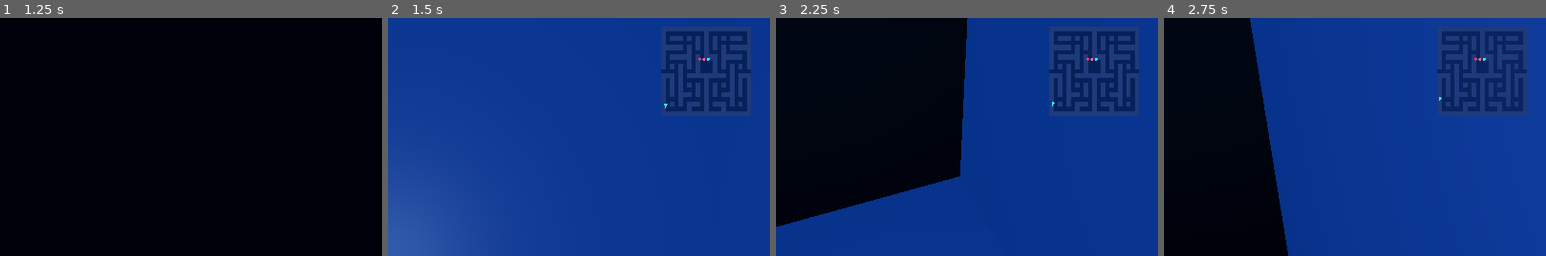
Above: before the commit, frames 1-4 (left to right).
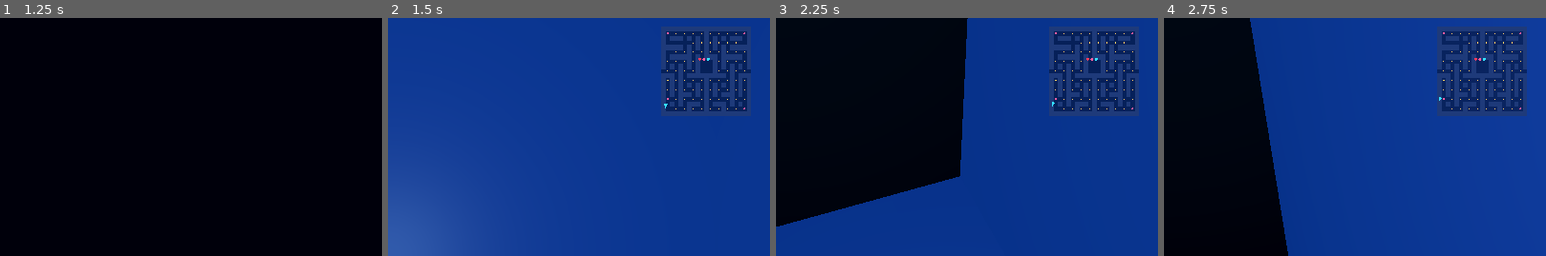
Above: after the commit, the same moments.

Repository: THXMEDIA/ZACman
Game: Godot game, scene res://scenes/Main.tscn
The game is run twice, just before and just after one commit, with the same random seed, the same clock (stepped at 60 frames per second) and the same inputs.
Inputs (mouse positions are % of the whole screen's width and height, from its top left):
- Up to frame 1 (1.25 s): click (81, 78) at 0.52 s; type "12" at 0.6 s
- Up to frame 2 (1.5 s): click "SPIEL STARTEN" at 1.25 s
- Up to frame 3 (2.25 s): tap Enter at 2 s; move the mouse to (55, 50) at 2.02 s; hold W (move_forward) from 2.03 s (still down)
- Up to frame 4 (2.75 s): keep holding W (move_forward)
The pictures show only the part of the screen within x 50-100%, y 0-50%; the shares and areas given below are measured in that part.

Frame 1 is identical in both runs. In frame 2, 0.1% of the frame differs, in the area x 73-94%, y 6-39%; in frame 3, 0.1%; in frame 4, 0.1%.

Commit message:
Minimap shows remaining pellets; enemies as blocky pixel ghosts
- hud.gd: minimap now also draws pellets/power pellets (reads MazeView's
  existing pellet_alive/power_alive arrays directly, so a collected pellet
  disappears from the minimap the same frame it's eaten — nothing new to
  track). Confirmed while at it: pellets already never respawn within a
  level (MazeView.consume_at permanently flips alive=false) and a level
  already ends as soon as remaining_pickups() <= 0 — both were already
  correct, no change needed there.
- ghost_mesh.gd (new): builds each enemy's body as a MultiMesh of small
  cube voxels forming a classic Pac-Man-ghost silhouette (dome top, body,
  zig-zag skirt) instead of the old smooth SphereMesh — chunky pixel-art
  look matching the project's existing retro aesthetic (ASCII shader,
  word-mesh letterform objects), per the user's "like Space Invaders"
  request. enemy.gd swaps in this ghost but keeps recoloring the same
  shared StandardMaterial3D for frightened/eaten, unchanged.
- test_ghost_mesh.gd (new, 6 checks) + wired into package.json's
  test:godot chain.

Co-Authored-By: Claude Sonnet 5 <noreply@anthropic.com>
Claude-Session: https://claude.ai/code/session_011tjZ1NLn5DDVGrnKiwSiuH

Diff:
--- a/godot/scripts/enemy.gd
+++ b/godot/scripts/enemy.gd
@@ -5,6 +5,7 @@
 
 const CELL := 2.0
 const WordMeshScript := preload("res://scripts/word_mesh.gd")
+const GhostMeshScript := preload("res://scripts/ghost_mesh.gd")
 
 var palette_color := Color(1, 0.23, 0.36)
 var palette_glow := Color(1, 0.42, 0.51)
@@ -21,7 +22,7 @@
 var release_at := 0.0
 var eaten_until := 0.0
 
-var body_mesh: MeshInstance3D
+var body_mesh: Node3D
 var body_material: StandardMaterial3D
 var word_mesh: MeshInstance3D
 var light: OmniLight3D
@@ -36,12 +37,6 @@
 	base_speed = speed
 	_bob_seed = randf() * 10.0
 
-	var icosa := SphereMesh.new()
-	icosa.radius = 0.36
-	icosa.height = 0.72
-	icosa.radial_segments = 8
-	icosa.rings = 5
-
 	body_material = StandardMaterial3D.new()
 	body_material.albedo_color = color
 	body_material.emission_enabled = true
@@ -49,10 +44,10 @@
 	body_material.emission_energy_multiplier = 0.7
 	body_material.metallic = 0.2
 	body_material.roughness = 0.3
-
-	body_mesh = MeshInstance3D.new()
-	body_mesh.mesh = icosa
-	body_mesh.material_override = body_material
+	# Blocky pixel-art ghost (see ghost_mesh.gd) instead of a smooth sphere —
+	# frightened/eaten still just recolor body_material in place below, the
+	# ghost itself never needs rebuilding.
+	body_mesh = GhostMeshScript.build(body_material)
 	add_child(body_mesh)
 
 	# Word Mode reskin: the same enemy, drawn as the word GHOST instead of
--- /dev/null
+++ b/godot/scripts/ghost_mesh.gd
@@ -0,0 +1,66 @@
+extends RefCounted
+## GhostMesh — builds a small blocky "pixel-art" ghost (MultiMesh of cube
+## voxels forming a classic Pac-Man-ghost silhouette: rounded dome top,
+## rectangular body, zig-zag skirt) instead of the plain smooth sphere the
+## enemies used to be. Chunky/blocky by design — the same retro-pixel
+## aesthetic as ascii_post.gdshader's Matrix look and word_mesh.gd's
+## letterform objects, just applied to the enemies (per the user's "wie bei
+## Space Invaders" request: blocky pixel sprites, not rounded 3D shapes).
+##
+## Static-only utility (no autoload, no instance state) — call
+## GhostMeshScript.build(...) directly on the preloaded script.
+
+## Ghost silhouette as an 8-row x 7-column pixel grid, top row first —
+## dome top, solid body, then a 4-point zig-zag skirt at the bottom.
+const PIXEL_ROWS := [
+	".#####.",
+	"#######",
+	"#######",
+	"#######",
+	"#######",
+	"#######",
+	"#######",
+	"#.#.#.#",
+]
+const COLS := 7
+const ROWS := 8
+const DEPTH_VOXELS := 2 # a couple of voxels deep so it reads as a solid from any angle, not a flat sprite
+
+
+## Builds one ghost, voxels using `material` (so callers keep controlling
+## color/emission the same way they already do for a StandardMaterial3D —
+## e.g. Enemy's frightened/eaten recolor just mutates the material in place,
+## no rebuild needed). `options.voxel_size` scales the whole ghost.
+static func build(material: StandardMaterial3D, options: Dictionary = {}) -> MultiMeshInstance3D:
+	var voxel_size: float = float(options.get("voxel_size", 0.095))
+
+	var box := BoxMesh.new()
+	box.size = Vector3.ONE * voxel_size
+	box.material = material
+
+	var total_w := COLS * voxel_size
+	var total_h := ROWS * voxel_size
+	var total_d := DEPTH_VOXELS * voxel_size
+
+	var positions: Array = []
+	for row in ROWS:
+		var line: String = PIXEL_ROWS[row]
+		for col in COLS:
+			if line[col] != "#":
+				continue
+			var x := -total_w * 0.5 + col * voxel_size + voxel_size * 0.5
+			var y := total_h * 0.5 - row * voxel_size - voxel_size * 0.5
+			for layer in DEPTH_VOXELS:
+				var z := -total_d * 0.5 + layer * voxel_size + voxel_size * 0.5
+				positions.append(Vector3(x, y, z))
+
+	var mm := MultiMesh.new()
+	mm.transform_format = MultiMesh.TRANSFORM_3D
+	mm.mesh = box
+	mm.instance_count = positions.size()
+	for i in positions.size():
+		mm.set_instance_transform(i, Transform3D(Basis(), positions[i]))
+
+	var mmi := MultiMeshInstance3D.new()
+	mmi.multimesh = mm
+	return mmi
--- a/godot/scripts/hud.gd
+++ b/godot/scripts/hud.gd
@@ -50,7 +50,7 @@
 var twitch_status_label: Label
 
 var minimap_maze = null
-var minimap_view = null
+var minimap_maze_view = null # MazeView — read for pellet_cells/pellet_alive/power_cells/power_alive
 var minimap_player: Node3D = null
 var minimap_enemies: Array = []
 var minimap_frightened := false
@@ -481,12 +481,16 @@
 	best_label.text = Speedrun.format_time(seconds)
 
 
-## Minimap: fed a maze + player + enemies each frame by Main, drawn via _draw().
-func update_minimap(maze, player: Node3D, enemies: Array, frightened: bool) -> void:
+## Minimap: fed a maze + player + enemies + maze_view (for the pellets —
+## consumed pickups just aren't drawn anymore, same pellet_alive/power_alive
+## arrays MazeView already keeps, nothing new to track here) each frame by
+## Main, drawn via _draw().
+func update_minimap(maze, player: Node3D, enemies: Array, frightened: bool, maze_view = null) -> void:
 	minimap_maze = maze
 	minimap_player = player
 	minimap_enemies = enemies
 	minimap_frightened = frightened
+	minimap_maze_view = maze_view
 	minimap.queue_redraw()
 
 
@@ -501,6 +505,17 @@
 		for c in minimap_maze.cols:
 			if minimap_maze.grid[r][c] == 1:
 				minimap.draw_rect(Rect2(c * sx, r * sy, sx + 0.6, sy + 0.6), Color(0.118, 0.227, 0.478))
+	if minimap_maze_view != null:
+		for i in minimap_maze_view.pellet_cells.size():
+			if not minimap_maze_view.pellet_alive[i]:
+				continue
+			var pc: Vector2i = minimap_maze_view.pellet_cells[i]
+			minimap.draw_circle(Vector2((pc.y + 0.5) * sx, (pc.x + 0.5) * sy), 0.9, Color(1.0, 0.82, 0.4))
+		for i in minimap_maze_view.power_cells.size():
+			if not minimap_maze_view.power_alive[i]:
+				continue
+			var pw: Vector2i = minimap_maze_view.power_cells[i]
+			minimap.draw_circle(Vector2((pw.y + 0.5) * sx, (pw.x + 0.5) * sy), 1.6, Color(1.0, 0.365, 0.635))
 	for e in minimap_enemies:
 		var col: Color = Color(0.35, 0.82, 1.0) if minimap_frightened else e.palette_color
 		minimap.draw_circle(Vector2((e.position.x / 2.0) * sx, (e.position.z / 2.0) * sy), 2.4, col)
--- a/godot/scripts/main.gd
+++ b/godot/scripts/main.gd
@@ -747,7 +747,7 @@
 	hud.set_power_timer(frightened_until - now, FRIGHTENED_DURATION)
 	if now >= frightened_until and Sfx.siren_state() == "frightened":
 		Sfx.set_siren(true, false)
-	hud.update_minimap(maze, player, enemies, frightened_active)
+	hud.update_minimap(maze, player, enemies, frightened_active, maze_view)
 
 
 func _check_enemy_collision(enemy, frightened_active: bool) -> void:
--- /dev/null
+++ b/godot/tests/test_ghost_mesh.gd
@@ -0,0 +1,70 @@
+extends SceneTree
+## Headless test: res://scripts/ghost_mesh.gd — the blocky pixel-art ghost
+## that replaced the enemies' plain sphere mesh. Pure-logic checks (voxel
+## count, sizing), no scene needed. Run with
+##   godot --headless --path . --script res://tests/test_ghost_mesh.gd
+## Exits with code 0 on success, 1 on any failure.
+
+func _initialize() -> void:
+	var GhostMesh = load("res://scripts/ghost_mesh.gd")
+	var failures := 0
+	var checks := 0
+
+	# --- pixel grid shape: 8 rows x 7 columns, as documented -------------
+	checks += 1
+	if GhostMesh.PIXEL_ROWS.size() != GhostMesh.ROWS:
+		failures += 1
+		print("FAIL PIXEL_ROWS should have ROWS (%d) entries, got %d" % [GhostMesh.ROWS, GhostMesh.PIXEL_ROWS.size()])
+	checks += 1
+	var all_rows_right_width := true
+	for line in GhostMesh.PIXEL_ROWS:
+		if line.length() != GhostMesh.COLS:
+			all_rows_right_width = false
+	if not all_rows_right_width:
+		failures += 1
+		print("FAIL every PIXEL_ROWS entry should be COLS (%d) characters wide" % GhostMesh.COLS)
+
+	# --- build(): one voxel instance per '#' pixel, times DEPTH_VOXELS ---
+	var expected_pixels := 0
+	for line in GhostMesh.PIXEL_ROWS:
+		for i in line.length():
+			if line[i] == "#":
+				expected_pixels += 1
+	var expected_instances: int = expected_pixels * GhostMesh.DEPTH_VOXELS
+
+	var mat := StandardMaterial3D.new()
+	var ghost: MultiMeshInstance3D = GhostMesh.build(mat)
+	checks += 1
+	if ghost == null or ghost.multimesh == null:
+		failures += 1
+		print("FAIL build() should return a MultiMeshInstance3D with a multimesh set")
+	else:
+		checks += 1
+		if ghost.multimesh.instance_count != expected_instances:
+			failures += 1
+			print("FAIL expected %d voxel instances (one per '#' pixel x %d deep), got %d" % [expected_instances, GhostMesh.DEPTH_VOXELS, ghost.multimesh.instance_count])
+		checks += 1
+		if ghost.multimesh.mesh == null or ghost.multimesh.mesh.material != mat:
+			failures += 1
+			print("FAIL the given material should end up on the multimesh's box mesh (so callers can recolor it live)")
+
+	# --- the ghost is roughly centered on its own origin (no lopsided offset) ---
+	checks += 1
+	var min_pos := Vector3.INF
+	var max_pos := -Vector3.INF
+	for i in ghost.multimesh.instance_count:
+		var p: Vector3 = ghost.multimesh.get_instance_transform(i).origin
+		min_pos = min_pos.min(p)
+		max_pos = max_pos.max(p)
+	var center := (min_pos + max_pos) * 0.5
+	if absf(center.x) > 0.02 or absf(center.z) > 0.02:
+		failures += 1
+		print("FAIL ghost voxels should be centered on X/Z (footprint center ~%s)" % [center])
+
+	print("")
+	if failures == 0:
+		print("ALL %d GHOST MESH CHECKS PASSED" % checks)
+		quit(0)
+	else:
+		print("%d/%d GHOST MESH CHECKS FAILED" % [failures, checks])
+		quit(1)
Not shown, changed: README.md
Not shown, changed: package.json
